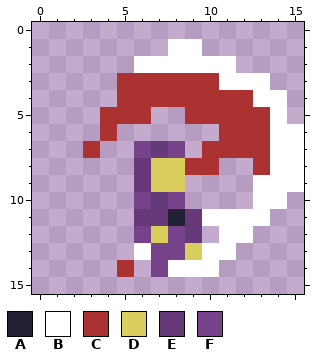
One commit to this pixel-art sprite: art/export_tiles/ghoulAttack9.png. The picture above is the old version.
The file is 16x16 pixels.
Palette (. is transparent): A #222034  B #ffffff  C #ac3232  D #dace5d  E #673979  F #76428a
Pixels before, first column x 3:
 1 .....BB......
 2 ...BBBBBB....
 3 ..CCCCCCBBB..
 4 ..CCCCCCCCBB.
 5 .CCC..CCCCCB.
 6 .C......CCCBB
 7 C..FEF.CCCCBB
 8 ...EDDCC..CBB
 9 ...EDD....BBB
10 ...FEF....BB.
11 ...EEAEBBBB..
12 ...FDFE.BB...
13 ...BFFDBB....
14 ..C.FBBB.....
And afterwards:
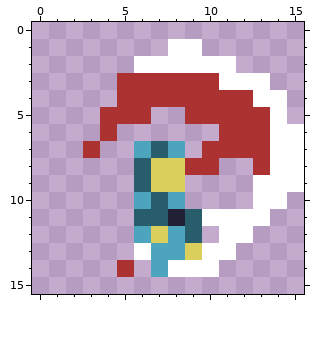
From the commit log: adjust ghoul colors
What changed:
colour E: #673979 -> #285e6c
colour F: #76428a -> #4ca5bd
